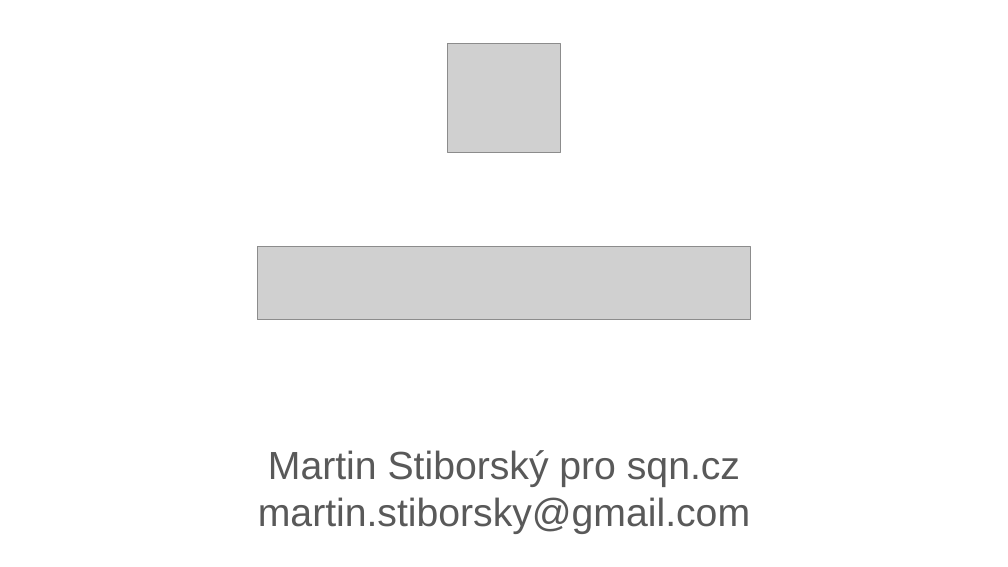
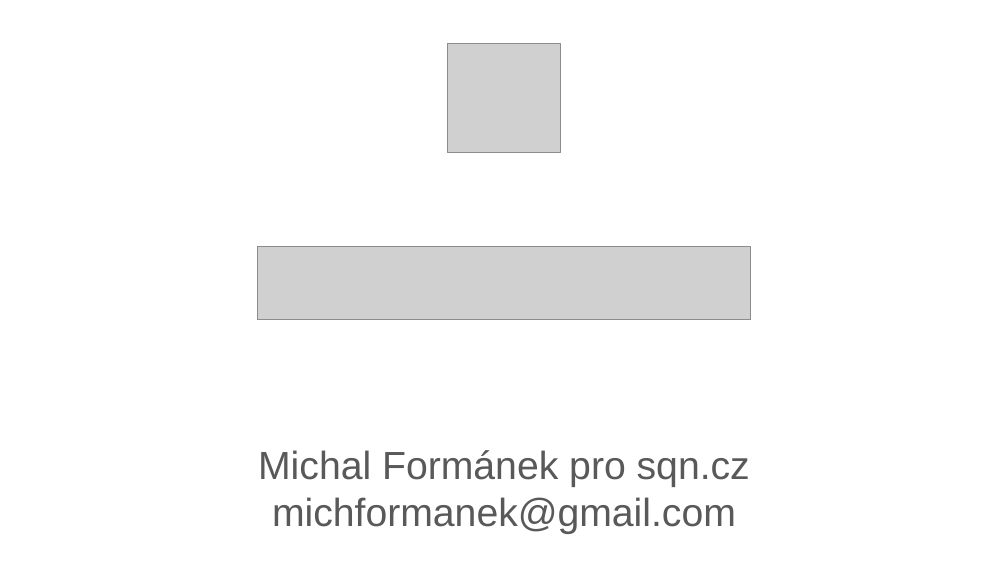
Before and after one commit to sqn-sources/kubernetes-workshop, a slide deck: slide 1 of k8s školení.pptx. Drawn at 1008x567 pixels with LibreOffice and Linux fonts; fonts in the diff are those of the drawing; grey boxes stand for pictures; background and template pictures are left out. Boxes give left, top, right and bottom in pixels: in the first picture for what was removed or moved away, otherwise in the second. Text is boxed around its words. In the diff, an @@ line names an element or a change of style, - is before the commit and + after.

```diff
--- a/k8s školení.pptx
+++ b/k8s školení.pptx
@@ text at [258,450,750,534]: text changed @@
-Martin Stiborský pro sqn.cz
-martin.stiborsky@gmail.com
+Michal Formánek pro sqn.cz
+michformanek@gmail.com
```
Also in this commit, not shown: 2 other slides changed, 7 slides added, 13 slides removed.
